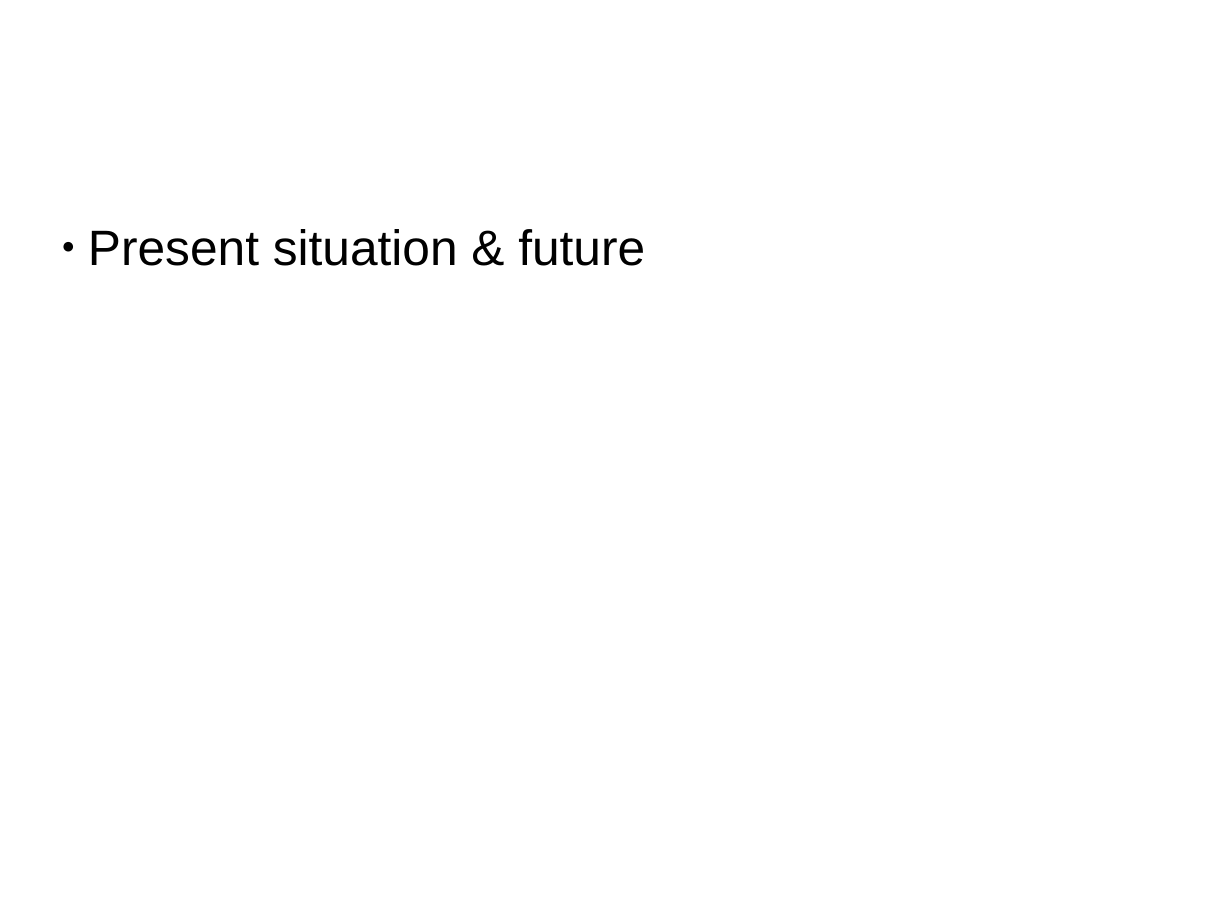
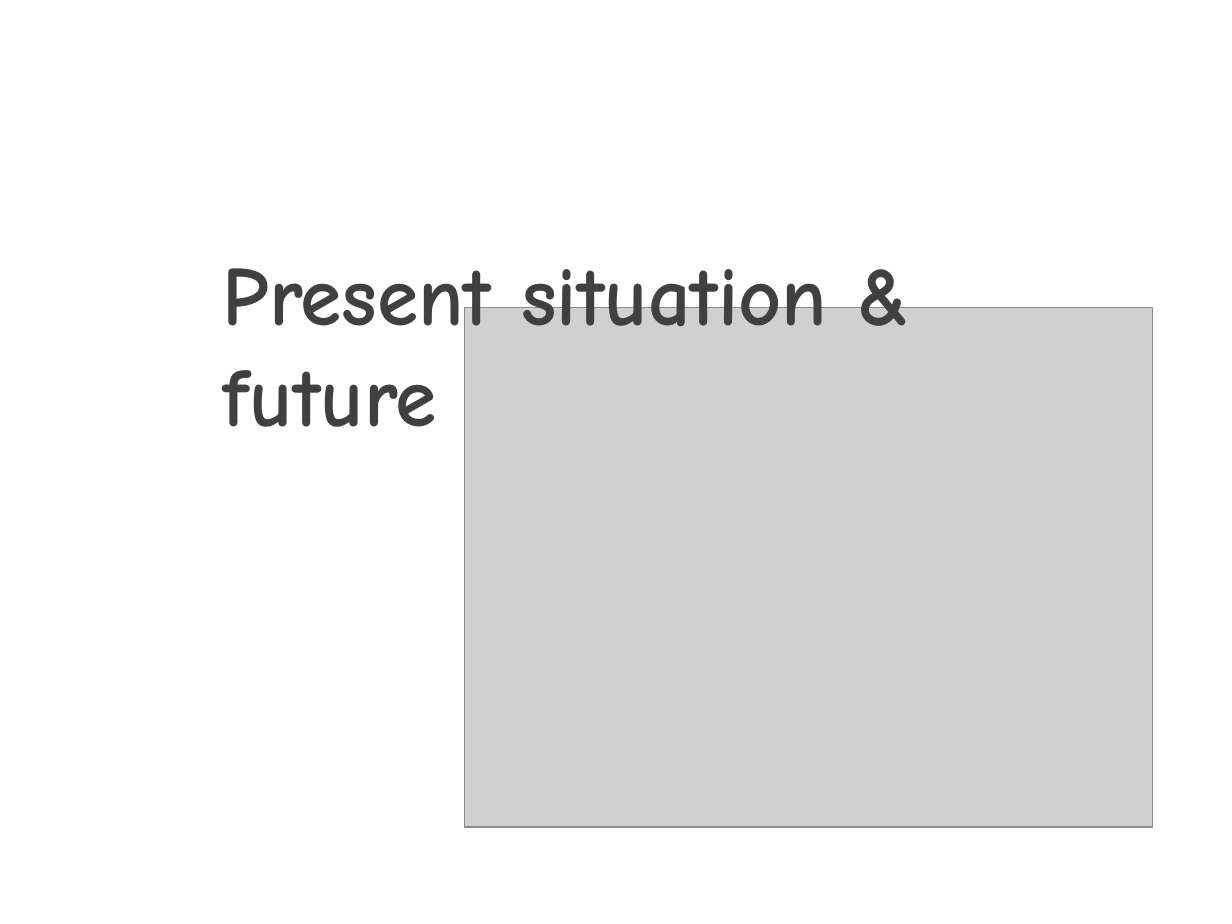
Before and after one commit to LostBlackCat/ReimuShare, a slide deck: slide 7 of Keynote.pptx (slide 6 before the commit). Drawn at 1232x924 pixels with LibreOffice and Linux fonts; fonts in the diff are those of the drawing; grey boxes stand for pictures. Boxes give left, top, right and bottom in pixels: in the first picture for what was removed or moved away, otherwise in the second. Text is boxed around its words. In the diff, an @@ line names an element or a change of style, - is before the commit and + after.

```diff
--- a/Keynote.pptx
+++ b/Keynote.pptx
@@ text "Present situation & future": place and size @@
-text "Present situation & future" at [88,229,645,266]
+text "Present situation & future" at [223,253,827,427]
@@ text "Present situation & future" at [223,253,827,427]: size 32 to 54 pt, font Arial to Comic Neue, text colour #000000 to pattern #808080 on #404040, bold on; bullet ● to none @@
@@ picture added at [464,307,1153,827] @@
```
Also in this commit, not shown: 4 other slides changed, 3 slides added, 1 slide removed, 3 other files.
